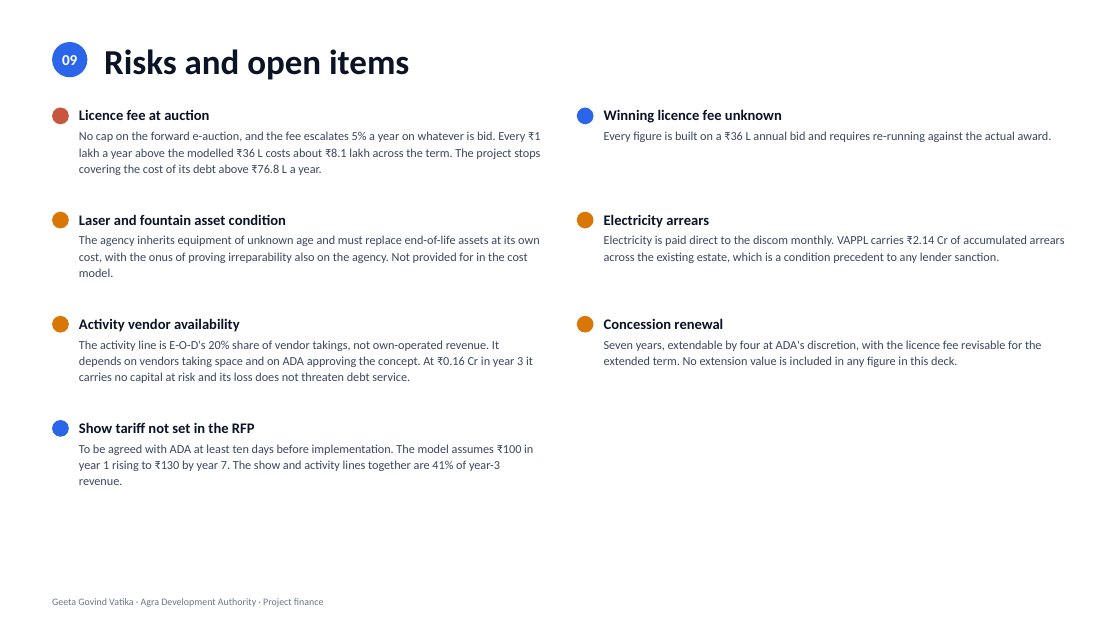
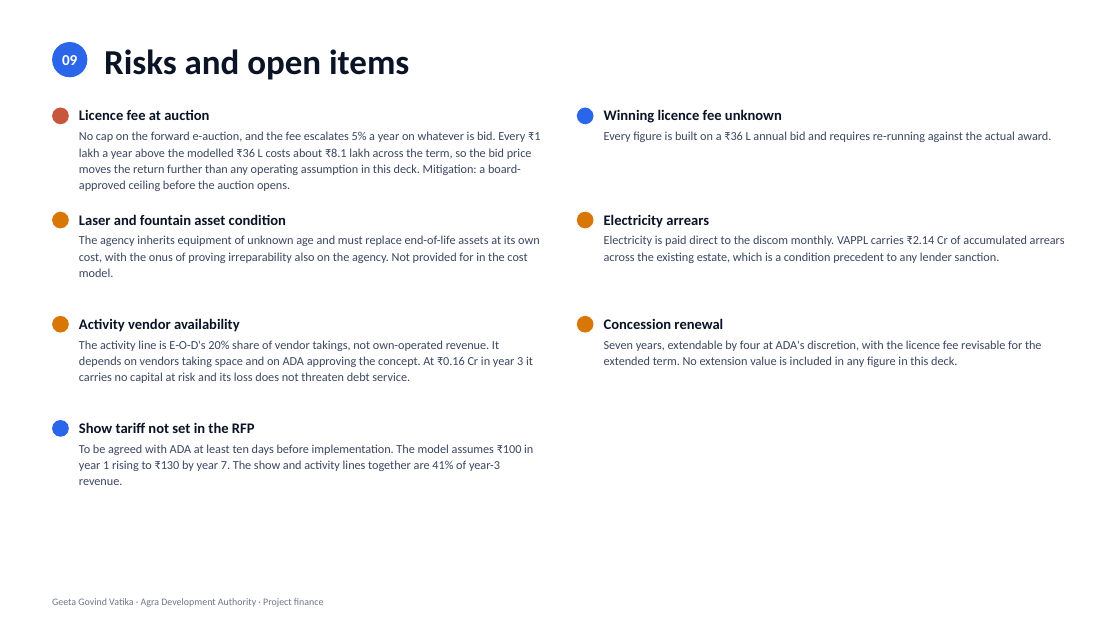
Before and after one commit to eodcfo/vappl-deck, a slide deck: slide 13 of pptx/EOD-Geeta-Govind-Vatika-Project-Finance.pptx. Drawn at 1120x630 pixels with LibreOffice and Linux fonts; fonts in the diff are those of the drawing. Boxes give left, top, right and bottom in pixels: in the first picture for what was removed or moved away, otherwise in the second. Text is boxed around its words. In the diff, an @@ line names an element or a change of style, - is before the commit and + after.

```diff
--- a/pptx/EOD-Geeta-Govind-Vatika-Project-Finance.pptx
+++ b/pptx/EOD-Geeta-Govind-Vatika-Project-Finance.pptx
@@ text at box(79, 131, 540, 191): text changed @@
-No cap on the forward e-auction, and the fee escalates 5% a year on whatever is bid. Every ₹1 lakh a year above the modelled ₹36 L costs about ₹8.1 lakh across the term. The project stops covering the cost of its debt above ₹76.8 L a year.
+No cap on the forward e-auction, and the fee escalates 5% a year on whatever is bid. Every ₹1 lakh a year above the modelled ₹36 L costs about ₹8.1 lakh across the term, so the bid price moves the return further than any operating assumption in this deck. Mitigation: a board-approved ceiling before the auction opens.
```
Also in this commit, not shown: 11 other files.
